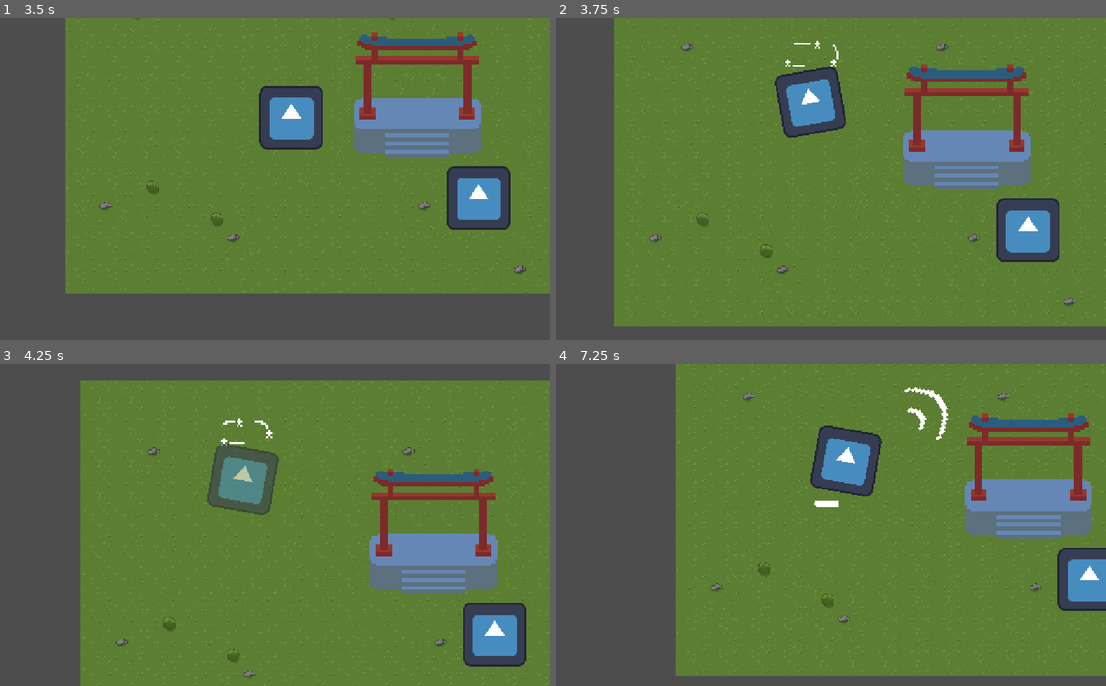
Above: before the commit, frames 1-4 (two rows, left to right).
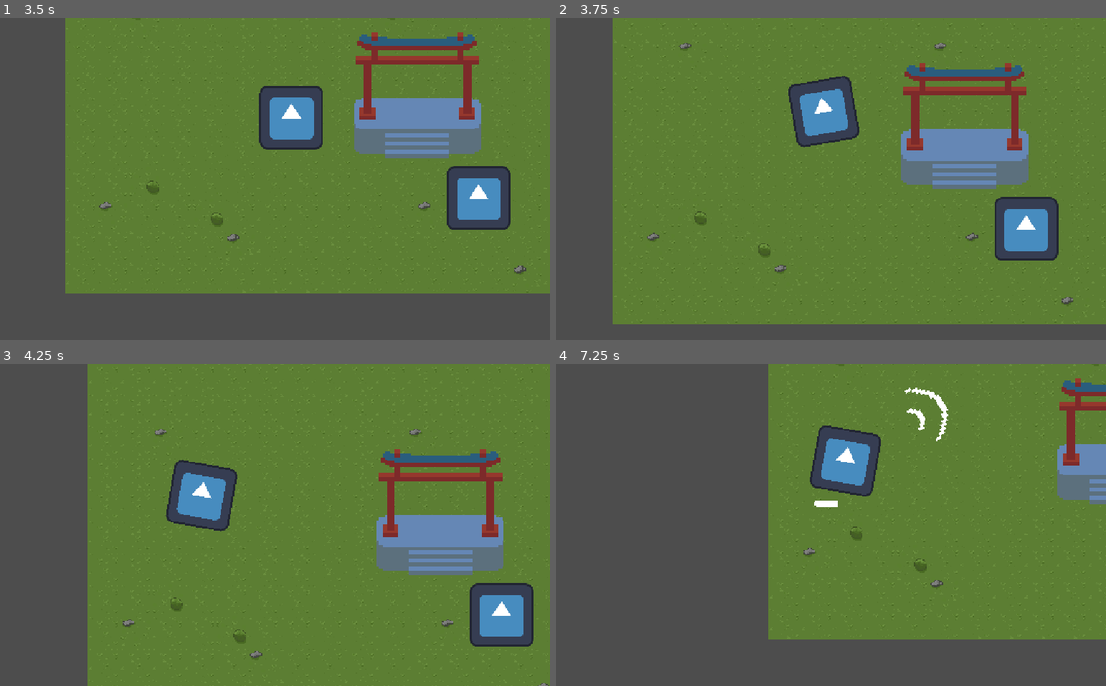
Above: after the commit, the same moments.

Repository: CplCanuck/mru-hacks-2026
Game: Godot game, scene res://assets/scenes/main.tscn
Same seed, same stepped clock (60 frames per second), same inputs: the game is played once before the commit and once after it. The engine's default icon, where the game draws it, is replaced by a stand-in: a white triangle on a blue panel in a dark square. Sound files missing from this copy of the repository are replaced by a short silence.
Inputs (mouse positions are in pixels of both pictures, inside the frame that each line leads up to):
- Up to frame 1 (3.5 s): tap Enter at 0.5 s; move the mouse to (390, 162) at 0.52 s; hold D (right) 0.53-1.28 s; tap R (test) at 0.6, 1.55, 3.05 s; tap U (Demo God Mode, bound only after the commit) at 0.8, 1.35, 2.3 s; move the mouse to (148, 195) at 1.27 s; hold S (down) 1.28-2.03 s; move the mouse to (319, 108) at 2.02 s; hold D (right) 2.03-2.78 s; click (319, 108) at 2.1 s; move the mouse to (236, 243) at 2.77 s; hold W (up) from 2.78 s (still down); tap F (interact) at 2.85 s
- Up to frame 2 (3.75 s): move the mouse to (990, 227) at 3.52 s; release W (up) at 3.53 s; hold A (left) from 3.53 s (still down); tap R (test) at 3.6 s
- Up to frame 3 (4.25 s): keep holding A (left); tap U (Demo God Mode, bound only after the commit) at 3.8 s
- Up to frame 4 (7.25 s): move the mouse to (649, 476) at 4.27 s; tap U (Demo God Mode, bound only after the commit) at 4.35, 5.3, 5.85, 6.8 s; tap R (test) at 4.55, 5.1, 6.05 s; move the mouse to (847, 525) at 5.02 s; release A (left) at 5.03 s; hold S (down) 5.03-5.78 s; move the mouse to (732, 444) at 5.77 s; hold D (right) 5.78-6.53 s; move the mouse to (946, 508) at 6.52 s; hold W (up) from 6.53 s (still down); click (946, 508) at 6.6 s

Frame 1 is identical in both runs. In frame 2, 5.9% of the frame differs, in the area x 10-100%, y 0-96%; in frame 3, 20%; in frame 4, 33%, in the area x 21-100%, y 0-97%.

Commit message:
Add God Mode Toggle

Diff:
--- a/assets/objects/player.gd
+++ b/assets/objects/player.gd
@@ -20,12 +20,19 @@
 
 var is_stunned : bool = false
 var is_invincible : bool = false
+var is_god_mode : bool = false
 
 
 
 func _process(_delta: float) -> void:
+	if Input.is_action_just_pressed("Demo God Mode"):
+		if is_god_mode:
+			is_god_mode = false
+		else:
+			is_god_mode = true
+
 	# Change out for enemy hit once we have enemies
-	if Input.is_action_just_pressed("test"):
+	if Input.is_action_just_pressed("test") && !is_god_mode:
 		handle_damage(global_position.direction_to(get_global_mouse_position()).normalized())
 
 	if is_invincible:
--- a/project.godot
+++ b/project.godot
@@ -61,6 +61,11 @@
 "events": [Object(InputEventKey,"resource_local_to_scene":false,"resource_name":"","device":-1,"window_id":0,"alt_press …(192 unchanged characters)…
 ]
 }
+"Demo God Mode"={
+"deadzone": 0.2,
+"events": [Object(InputEventKey,"resource_local_to_scene":false,"resource_name":"","device":-1,"window_id":0,"alt_pressed":false,"shift_pressed":false,"ctrl_pressed":false,"meta_pressed":false,"pressed":false,"keycode":0,"physical_keycode":85,"key_label":0,"unicode":117,"location":0,"echo":false,"script":null)
+]
+}
 
 [physics]
 
Not shown, added: assets/music/music_assets/music_layers/base_layer.mp3.import
Not shown, added: assets/music/music_assets/music_layers/bear_layer.mp3.import
Not shown, added: assets/music/music_assets/music_layers/deer_layer.mp3.import
Not shown, added: assets/music/music_assets/music_layers/final_layer.mp3.import
